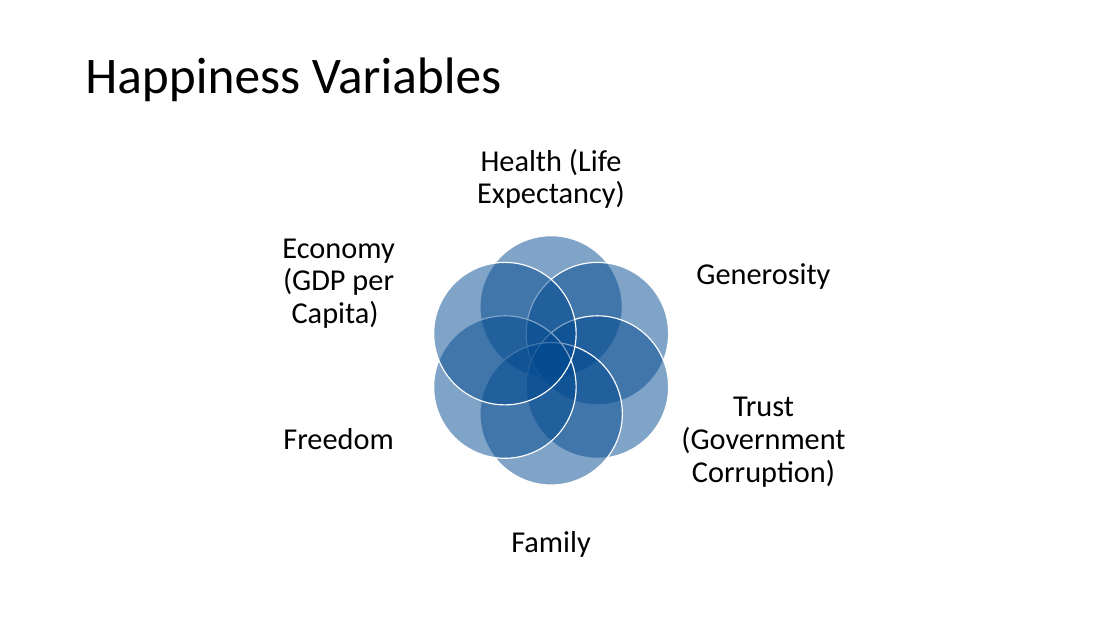
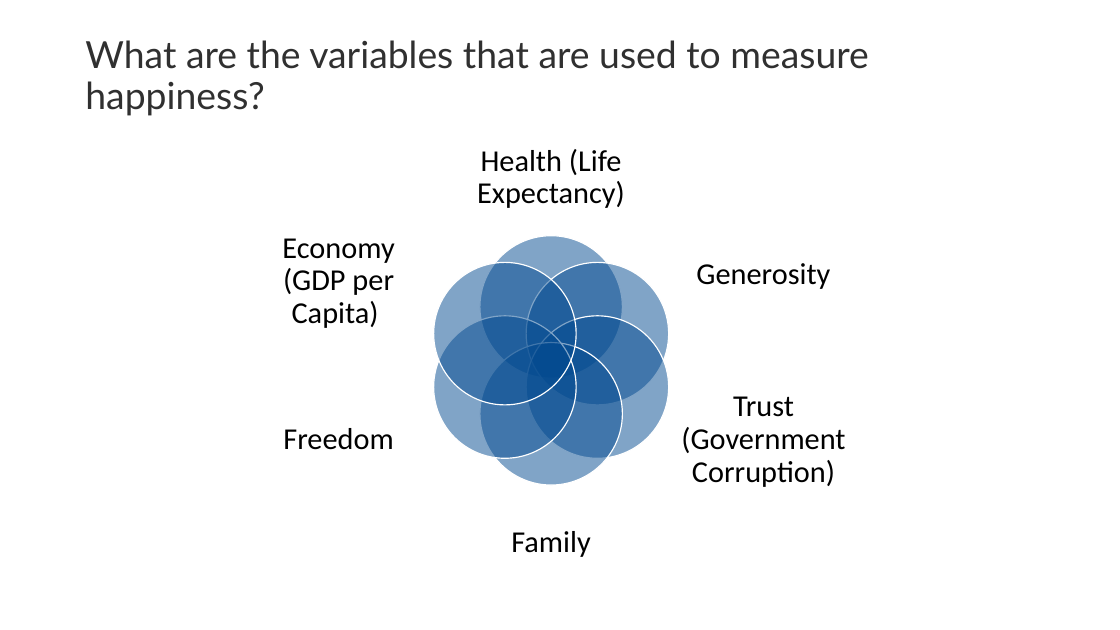
Before and after one commit to Alvin1359/world-happiness-report, a slide deck: slide 13 of World Happiness Report Presentation.pptx (slide 10 before the commit). Drawn at 1120x630 pixels with LibreOffice and Linux fonts; fonts in the diff are those of the drawing. Boxes give left, top, right and bottom in pixels: in the first picture for what was removed or moved away, otherwise in the second. Text is boxed around its words. In the diff, an @@ line names an element or a change of style, - is before the commit and + after.

```diff
--- a/World Happiness Report Presentation.pptx
+++ b/World Happiness Report Presentation.pptx
@@ title at [85,40,869,116]: text changed; size 44 to 32 pt; font Calibri to Lato; text colour #000000 to #303030 @@
-Happiness Variables
+What are the variables that are used to measure happiness?
```
Also in this commit, not shown: 7 other slides changed, 8 slides added, 6 slides removed, 3 other files.
